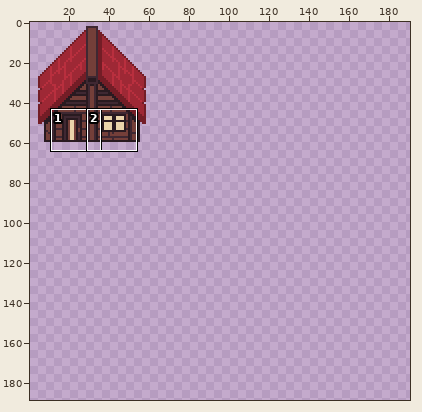
One commit to this sprite sheet: home.png. The first picture is a wide view before the edit; the outline marks the close-up.
Close-up. Before:
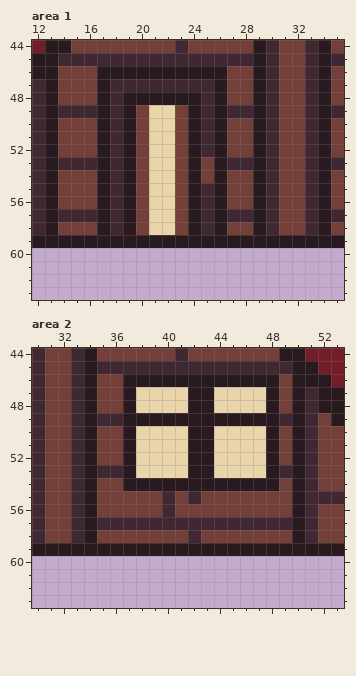
The file is 192x192 pixels. Shown: area 1: x 12..35, y 44..63; area 2: x 30..53, y 44..63. The wide view leaves out empty margins. The commit also changed other parts of the picture, which this record leaves out.
After:
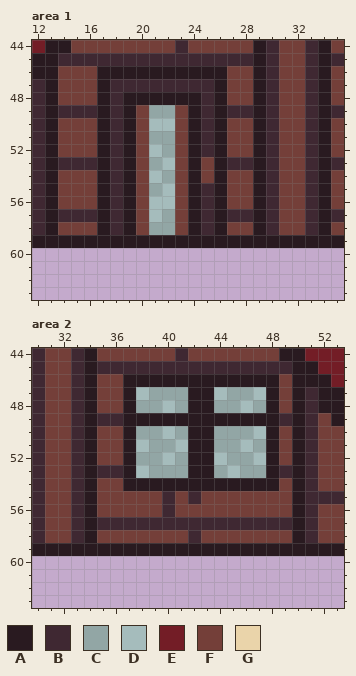
Palette (. is transparent): A #291a20  B #3f2832  C #92a6a5  D #a5bcbc  E #731d26  F #743f39  G #ead4aa
The edit:
Area 1:
Colour G gives way to colour C in row 49 at x 21 to 22; in row 51 at x 21 to 22; in row 52 at x 22; in row 53 at x 21; in row 54 at x 22; in row 55 at x 21.
Colour G gives way to colour C in row 57 at x 22; in row 58 at x 21 to 22.
Colour G gives way to colour D in row 50 at x 21 to 22; in row 52 at x 21; in row 53 at x 22; in row 54 at x 21; in row 55 at x 22; in row 56 at x 21 to 22.
Colour G gives way to colour D in row 57 at x 21.
Area 2:
Colour G gives way to colour C in row 47 at x 39 to 41 and 45 to 46; in row 48 at x 38 to 39, 41, 44 to 45 and 47; in row 50 at x 38 to 39, 41 and 44 to 46; in row 51 at x 39 to 40, 44 to 45 and 47; in row 52 at x 38 to 39, 41 and 45 to 46; in row 53 at x 39 to 41, 44 and 46 to 47.
Colour G gives way to colour D in row 47 at x 38, 44 and 47; in row 48 at x 40 and 46; in row 50 at x 40 and 47; in row 51 at x 38, 41 and 46; in row 52 at x 40, 44 and 47; in row 53 at x 38 and 45.
Pixel boxes of the changes (left, top, right, bottom) in both close-ups:
changed: (149, 105, 175, 235)
changed: (136, 387, 266, 478)
